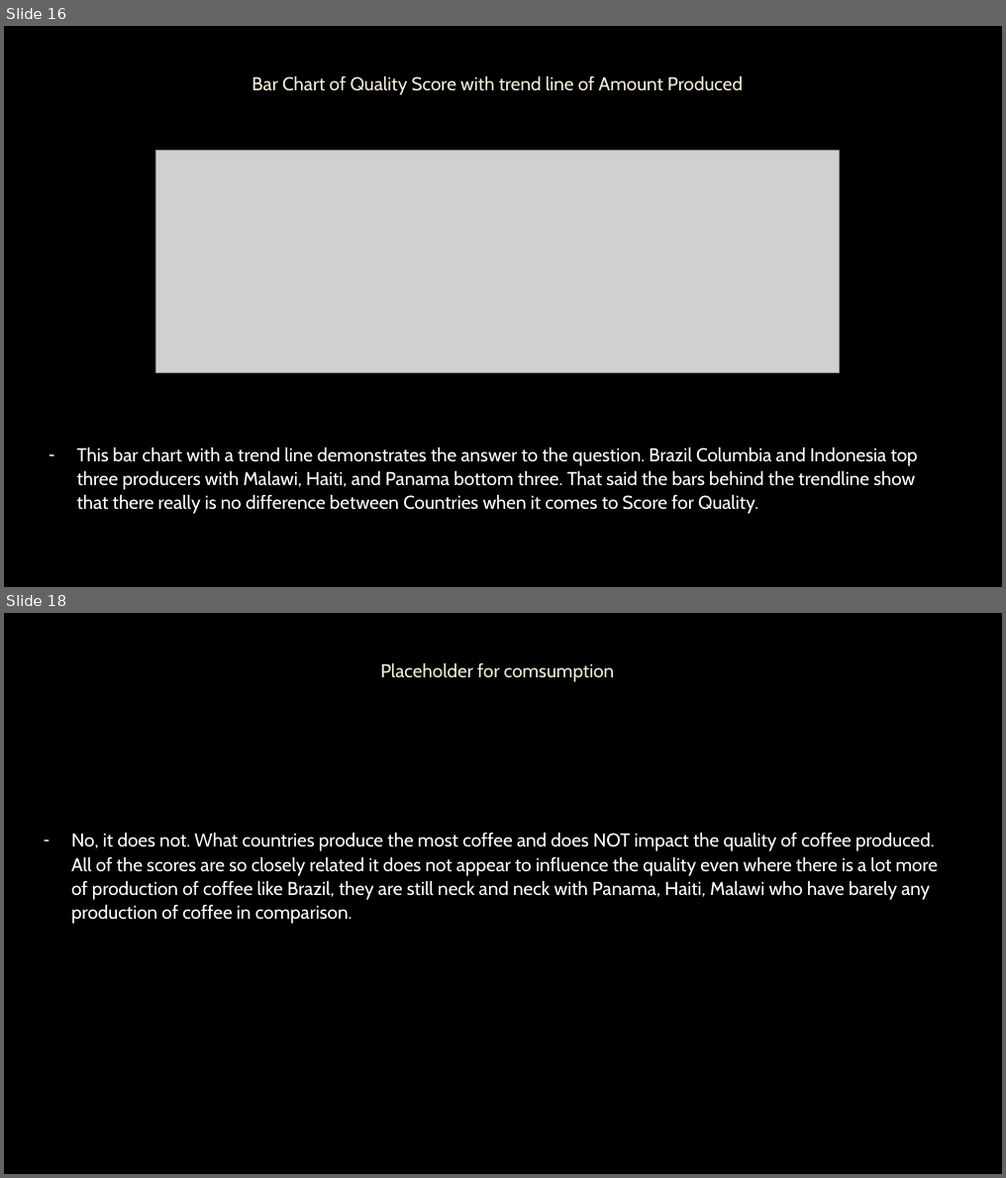
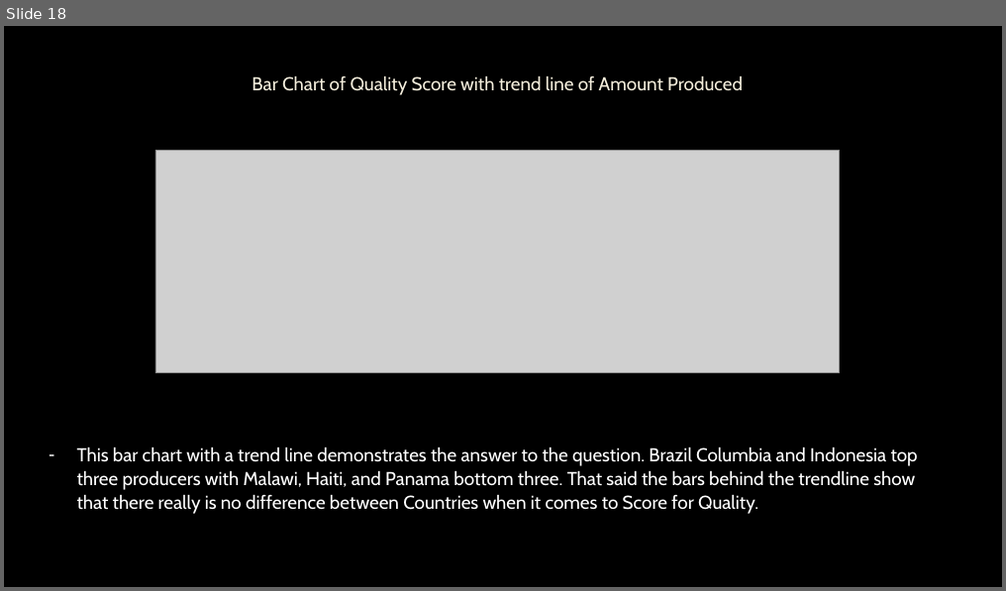
Before and after one commit to colinroberts-data-analytics-portfolio/project1, a slide deck: A Study of Coffee Production.pptx. Shown one above the other, each under a label of ours: slides 16 and 18 before the commit, slide 18 after it; the slides between them are not shown. The pictures are 1006x1178 and 1006x591 pixels, drawn with LibreOffice and Linux fonts; fonts in the diff are those of the drawing; grey boxes stand for pictures; background and template pictures are left out. Boxes give left, top, right and bottom in pixels: in the first picture for what was removed or moved away, otherwise in the second. Text is boxed around its words. In the diff, an @@ line names an element or a change of style, - is before the commit and + after.

```diff
--- a/A Study of Coffee Production.pptx
+++ b/A Study of Coffee Production.pptx
@@ slide 18 removed at [4, 613, 1002, 1174], background picture (left out) @@
@@ title removed at [380, 663, 614, 682] @@
-Placeholder for comsumption
@@ text removed at [71, 832, 938, 924] @@
-– No, it does not. What countries produce the most coffee and does NOT impact the quality of coffee produced. All of the scores are so closely related it does not appear to influence the quality even where there is a lot more of production of coffee like Brazil, they are still neck and neck with Panama, Haiti, Malawi who have barely any production of coffee in comparison.
@@ what was slide 16 is now slide 18 @@
```
Also in this commit, not shown: 8 slides changed, 6 slides added.
